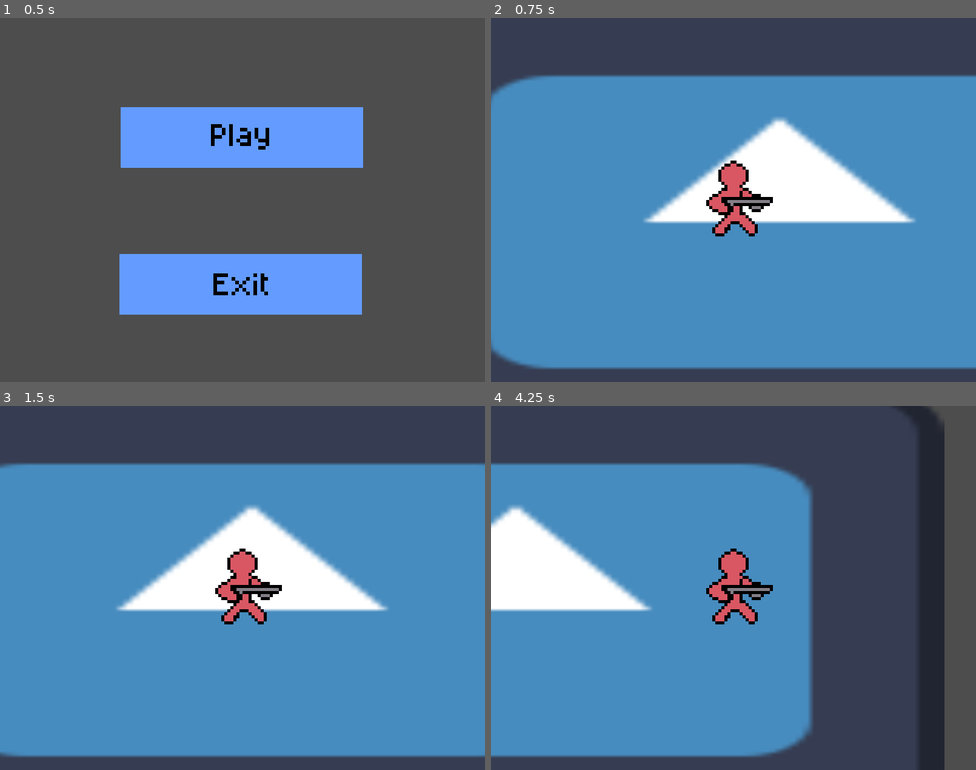
Above: before the commit, frames 1-4 (two rows, left to right).
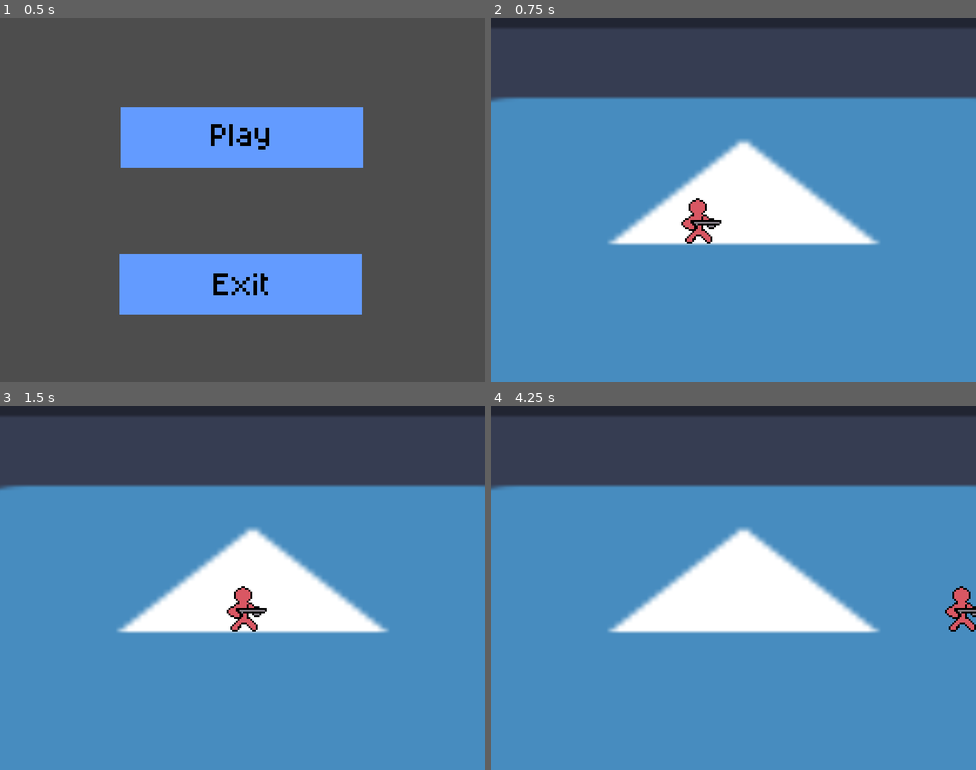
Above: after the commit, the same moments.

Repository: terminator0521/air-jumper
Game: Godot game, scene res://scenes/start_menu.tscn
The game is run twice, just before and just after one commit, with the same random seed, the same clock (stepped at 60 frames per second) and the same inputs. The engine's default icon, where the game draws it, is replaced by a stand-in: a white triangle on a blue panel in a dark square.
Inputs (mouse positions are in pixels of both pictures, inside the frame that each line leads up to):
- Up to frame 1 (0.5 s): no input
- Up to frame 2 (0.75 s): click (733, 138) at 0.5 s
- Up to frame 3 (1.5 s): tap Enter at 1.25 s; hold Right from 1.28 s (still down)
- Up to frame 4 (4.25 s): release Right at 2.03 s; hold Left 2.03-2.78 s; hold Right from 2.78 s (still down)

Frame 1 is identical in both runs. In frame 2, 23% of the frame differs, in the area x 0-100%, y 0-100%; in frame 3, 21%; in frame 4, 50%.

Commit message:
fix camera to a position

Diff:
--- a/scenes/game.tscn
+++ b/scenes/game.tscn
@@ -65,15 +65,13 @@
 [node name="Player" type="CharacterBody2D" parent="." unique_id=61970098]
 script = ExtResource("1_yqjtg")
 
-[node name="Camera2D" type="Camera2D" parent="Player" unique_id=1974312624]
-
 [node name="CollisionShape2D" type="CollisionShape2D" parent="Player" unique_id=1496453542]
 shape = SubResource("RectangleShape2D_2g0sk")
 
 [node name="AnimatedSprite2D" type="AnimatedSprite2D" parent="Player" unique_id=1041880759]
 texture_filter = 1
 position = Vector2(-14, 14)
-scale = Vector2(5, 5)
+scale = Vector2(3, 3)
 sprite_frames = SubResource("SpriteFrames_sfuul")
 animation = &"walking"
 frame = 3
@@ -81,3 +79,10 @@
 
 [node name="RocketSpawner" type="Node2D" parent="." unique_id=1139047990]
 script = ExtResource("3_lnu2h")
+
+[node name="Spawn1" type="Marker2D" parent="RocketSpawner" unique_id=1697151239]
+position = Vector2(943, -64)
+
+[node name="Camera2D" type="Camera2D" parent="." unique_id=358191341]
+position = Vector2(44.99997, -22.000002)
+scale = Vector2(0.05, 0.285)
--- a/scripts/player.gd
+++ b/scripts/player.gd
@@ -5,7 +5,7 @@
 const JUMP_VELOCITY = -400.0
 
 func _ready() -> void:
-	$Camera2D.position = $AnimatedSprite2D.position
+	pass
 
 func _physics_process(delta: float) -> void:
 	# right to left movement
